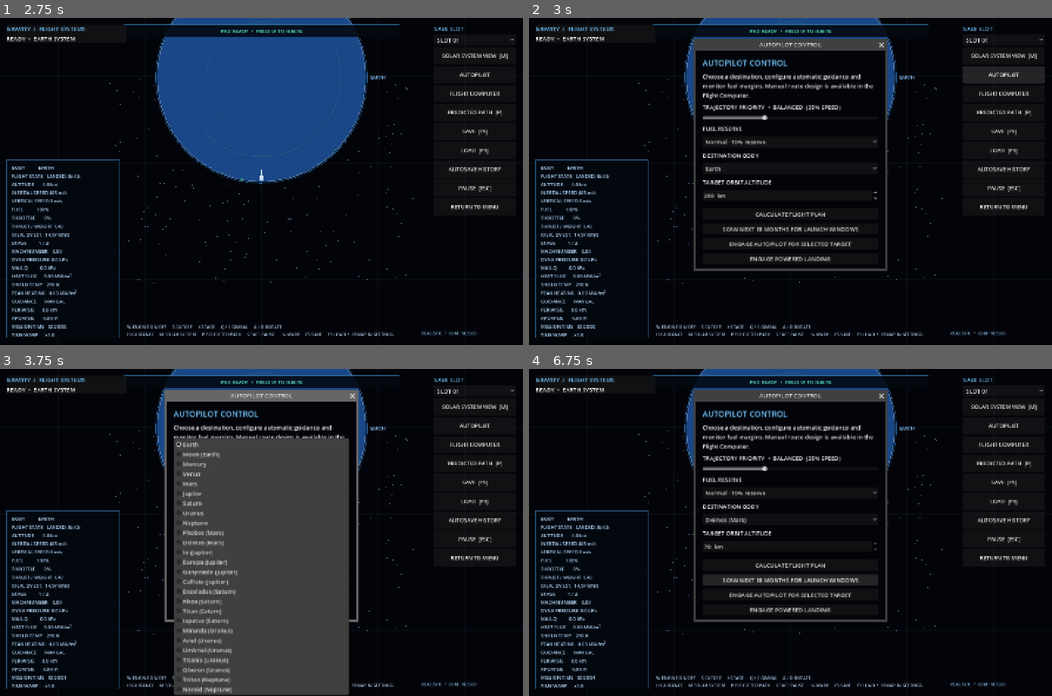
Above: before the commit, frames 1-4 (two rows, left to right).
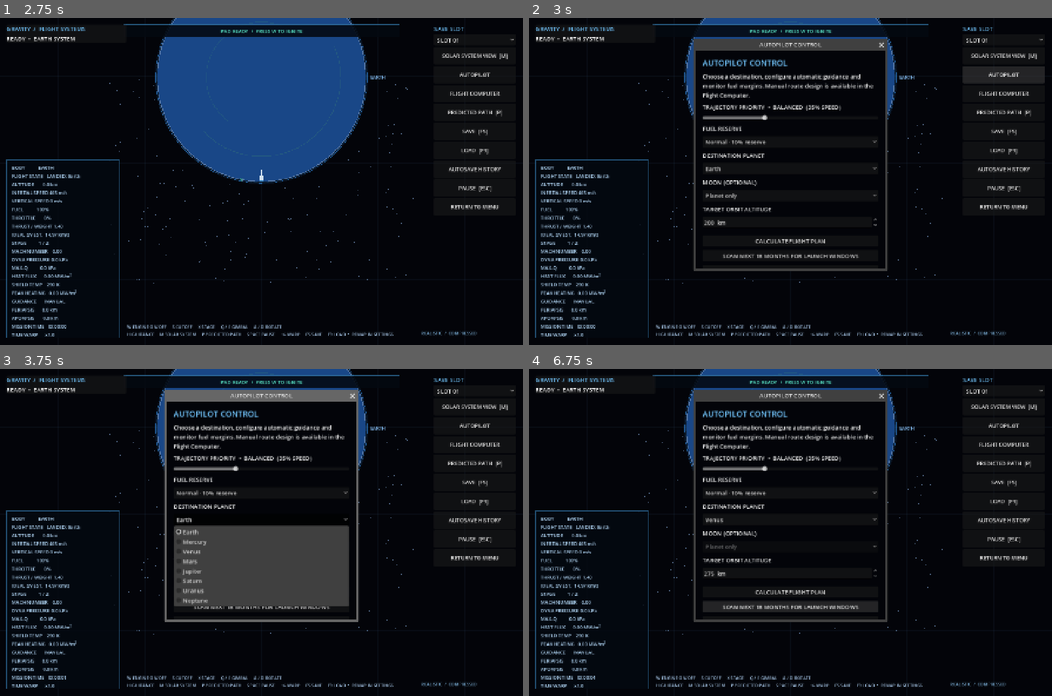
Above: after the commit, the same moments.

Repository: Blagos1195/Gravity-simulator
Game: Godot game, scene res://scenes/main.tscn
Same seed, same stepped clock (60 frames per second), same inputs: the game is played once before the commit and once after it.
Inputs (mouse positions are in pixels of both pictures, inside the frame that each line leads up to):
- Up to frame 1 (2.75 s): click "NEW GAME" at 0.5 s; click "CONTINUE TO ROCKET BUILDER" at 1.25 s; click "LAUNCH VEHICLE" at 2 s
- Up to frame 2 (3 s): click "AUTOPILOT" at 2.75 s
- Up to frame 3 (3.75 s): click "Earth" at 3.5 s
- Up to frame 4 (6.75 s): click (790, 545) at 4.25 s, where only the run after the commit has a clickable "Planet only"; click "Normal · 10% reserve" at 5 s; click "Normal · 10% reserve" at 5.75 s; click "SCAN NEXT 18 MONTHS FOR LAUNC…" at 6.5 s

Frame 1 is identical in both runs. In frame 2, 1.5% of the frame differs, in the area x 33-67%, y 41-75%; in frame 3, 18%, in the area x 33-67%, y 21-100%; in frame 4, 2.4%.

Commit message:
Add hierarchical planet and moon target selection

Diff:
--- a/Gravity/scripts/main.gd
+++ b/Gravity/scripts/main.gd
@@ -840,46 +840,65 @@
 		calculate_simulated_transfer = false
 	)
 	root.add_child(safety)
-	var target_label := Label.new()
-	target_label.text = "DESTINATION BODY"
-	root.add_child(target_label)
-	var target := OptionButton.new()
-	var destination_target_indices: Array[int] = []
-	target.add_item("Earth", destination_target_indices.size())
-	destination_target_indices.append(-2)
-	target.add_item("Moon (Earth)", destination_target_indices.size())
-	destination_target_indices.append(-1)
+	var planet_label := Label.new()
+	planet_label.text = "DESTINATION PLANET"
+	root.add_child(planet_label)
+	var planet_dropdown := OptionButton.new()
+	planet_dropdown.add_item("Earth", -2)
 	for planet_index in range(FlightComputer.PLANET_TARGETS.size()):
-		target.add_item(str(FlightComputer.PLANET_TARGETS[planet_index].get("name", "Unknown")), destination_target_indices.size())
-		destination_target_indices.append(planet_index)
-	for satellite in FlightComputer.SATELLITE_TARGETS:
-		target.add_item(str(satellite.get("display_name", satellite.get("name", "Unknown"))), destination_target_indices.size())
-		destination_target_indices.append(int(satellite.get("id", -1)))
+		var planet: Dictionary = FlightComputer.PLANET_TARGETS[planet_index]
+		planet_dropdown.add_item(str(planet.get("name", "Unknown")), planet_index)
+	root.add_child(planet_dropdown)
+	var moon_label := Label.new()
+	moon_label.text = "MOON (OPTIONAL)"
+	root.add_child(moon_label)
+	var moon_dropdown := OptionButton.new()
+	root.add_child(moon_dropdown)
+	var rebuild_moon_options := func(parent_target_index: int) -> void:
+		moon_dropdown.clear()
+		moon_dropdown.add_item("Planet only", parent_target_index)
+		if parent_target_index == -2:
+			moon_dropdown.add_item("Moon", -1)
+		else:
+			var parent_name := FlightComputer.target_body_name(parent_target_index)
+			for satellite_variant in FlightComputer.SATELLITE_TARGETS:
+				var satellite: Dictionary = satellite_variant
+				if str(satellite.get("host_name", "")) == parent_name:
+					moon_dropdown.add_item(str(satellite.get("display_name", satellite.get("name", "Unknown"))), int(satellite.get("id", -1)))
+		moon_dropdown.select(0)
+		moon_dropdown.disabled = moon_dropdown.item_count <= 1
 	var selected_target_index := func() -> int:
-		var selected_item_id := target.get_selected_id()
-		if selected_item_id < 0 or selected_item_id >= destination_target_indices.size():
-			return -2
-		return destination_target_indices[selected_item_id]
-	target.select(0)
-	root.add_child(target)
+		var selected_item_id := moon_dropdown.get_selected_id()
+		return selected_item_id if selected_item_id != -1 or planet_dropdown.get_selected_id() == -2 else planet_dropdown.get_selected_id()
+	planet_dropdown.select(0)
+	rebuild_moon_options.call(planet_dropdown.get_selected_id())
 	var orbit_altitude_label := Label.new()
 	orbit_altitude_label.text = "TARGET ORBIT ALTITUDE"
 	root.add_child(orbit_altitude_label)
 	var orbit_altitude := SpinBox.new()
-	orbit_altitude.min_value = 70.0
-	orbit_altitude.max_value = 50000.0
-	orbit_altitude.step = 10.0
+	orbit_altitude.min_value = 1.0
+	orbit_altitude.max_value = 1000000000.0
+	orbit_altitude.step = 1.0
 	orbit_altitude.value = 200.0
 	orbit_altitude.suffix = " km"
 	root.add_child(orbit_altitude)
+	var selected_orbit_feasible := true
+	var selected_minimum_altitude_km := 1.0
 	var update_orbit_altitude_limits := func():
 		var body_name := FlightComputer.target_body_name(selected_target_index.call())
 		var target_body: Dictionary = sim._surface_body_state(body_name)
-		var minimum_altitude_km: float = maxf(70.0, PlanetarySystem.planetary_atmosphere_height(body_name) / 1000.0 + 50.0)
-		var maximum_altitude_km: float = maxf(minimum_altitude_km, minf(50000.0, (float(target_body.get("soi", 0.0)) * 0.5 - float(target_body.get("radius", 0.0))) / 1000.0))
-		orbit_altitude.min_value = minimum_altitude_km
-		orbit_altitude.max_value = maximum_altitude_km
-		orbit_altitude.value = clampf(orbit_altitude.value, minimum_altitude_km, maximum_altitude_km)
+		if target_body.is_empty():
+			selected_orbit_feasible = false
+			return
+		var body_radius := float(target_body.get("radius", 0.0))
+		var minimum_altitude := FlightComputer.minimum_safe_orbit_altitude(body_name, body_radius)
+		var maximum_altitude := FlightComputer.maximum_stable_orbit_altitude(body_radius, float(target_body.get("soi", 0.0)))
+		selected_minimum_altitude_km = minimum_altitude / 1000.0
+		selected_orbit_feasible = maximum_altitude >= minimum_altitude
+		orbit_altitude.min_value = selected_minimum_altitude_km
+		orbit_altitude.max_value = maxf(selected_minimum_altitude_km, maximum_altitude / 1000.0)
+		orbit_altitude.editable = selected_orbit_feasible
+		orbit_altitude.value = clampf(orbit_altitude.value, orbit_altitude.min_value, orbit_altitude.max_value)
 	update_orbit_altitude_limits.call()
 	var report_scroll := ScrollContainer.new()
 	report_scroll.size_flags_vertical = Control.SIZE_EXPAND_FILL
@@ -941,7 +960,7 @@
 		var selected_id: int = selected_target_index.call()
 		var current_body: Dictionary = sim._nearest_body_state(sim.rocket_position)
 		landing.disabled = sim.crashed
-		autopilot.disabled = sim.crashed
+		autopilot.disabled = sim.crashed or not selected_orbit_feasible
 		var current_position: Vector2 = sim.rocket_position - current_body.position
 		var current_velocity: Vector2 = sim.velocity - current_body.velocity
 		var state := FlightComputer.orbital_state(current_position, current_velocity, FlightComputer.G * float(current_body.mass))
@@ -952,7 +971,8 @@
 		var mission_valid := true
 		var has_estimated_plan := false
 		var within_current_sphere := float(current_body.get("distance", INF)) <= float(current_body.get("soi", 0.0))
-		var stable_departure_state := not within_current_sphere or (bool(state.get("bound", false)) and float(state.get("periapsis", 0.0)) > float(current_body.radius) + 70000.0)
+		var current_minimum_safe_altitude := FlightComputer.minimum_safe_orbit_altitude(str(current_body.get("name", "")), float(current_body.get("radius", 0.0)))
+		var stable_departure_state := not within_current_sphere or (bool(state.get("bound", false)) and float(state.get("periapsis", 0.0)) > float(current_body.radius) + current_minimum_safe_altitude)
 		var destination_name := FlightComputer.target_body_name(selected_id)
 		var destination_is_local := within_current_sphere and str(current_body.get("name", "")) == destination_name
 		var target_altitude_m := orbit_altitude.value * 1000.0
@@ -969,6 +989,9 @@
 		var target_body: Dictionary = sim._surface_body_state(destination_name)
 		var target_radius := float(target_body.get("radius", 0.0)) + target_altitude_m
 		text_lines.append("Circular speed: %.0f m/s" % FlightComputer.circular_orbit_speed(target_radius, FlightComputer.G * float(target_body.get("mass", 0.0))))
+		if not selected_orbit_feasible:
+			mission_valid = false
+			text_lines.append("NO STABLE ORBIT FITS INSIDE THIS BODY'S SPHERE OF INFLUENCE.")
 		if destination_is_local:
 			if stable_departure_state:
 				var local_orbit_plan := FlightComputer.target_radius_burn(current_position, current_velocity, target_radius, FlightComputer.G * float(current_body.mass))
@@ -1047,7 +1070,8 @@
 		var relative_position: Vector2 = sim.rocket_position - body.position
 		var relative_velocity: Vector2 = sim.velocity - body.velocity
 		var orbit_state := FlightComputer.orbital_state(relative_position, relative_velocity, FlightComputer.G * float(body.mass))
-		if sim.landed or str(body.get("name", "")) != "Earth" or not bool(orbit_state.get("bound", false)) or float(orbit_state.get("periapsis", 0.0)) < FlightComputer.EARTH_RADIUS + 70000.0:
+		var earth_minimum_safe_altitude := FlightComputer.minimum_safe_orbit_altitude("Earth", FlightComputer.EARTH_RADIUS)
+		if sim.landed or str(body.get("name", "")) != "Earth" or not bool(orbit_state.get("bound", false)) or float(orbit_state.get("periapsis", 0.0)) < FlightComputer.EARTH_RADIUS + earth_minimum_safe_altitude:
 			report.text += "\n\nLaunch-window scanning requires a stable Earth parking orbit."
 			return
 		launch_windows_button.disabled = true
@@ -1063,7 +1087,13 @@
 			var destination := FlightComputer.target_body_name(destination_index)
 			report.text = "LAUNCH WINDOW SEARCH: %s\nDates sampled: %d\nBest refined departure: in %.1f days\nDeparture Δv: %.0f …(448 unchanged characters)…
 	)
-	target.item_selected.connect(func(_index: int):
+	planet_dropdown.item_selected.connect(func(_index: int):
+		rebuild_moon_options.call(planet_dropdown.get_selected_id())
+		update_orbit_altitude_limits.call()
+		calculate_simulated_transfer = false
+		update_report.call()
+	)
+	moon_dropdown.item_selected.connect(func(_index: int):
 		update_orbit_altitude_limits.call()
 		calculate_simulated_transfer = false
 		update_report.call()
@@ -1092,10 +1122,12 @@
 		var destination_is_local := within_current_sphere and str(current_body.get("name", "")) == FlightComputer.target_body_name(selected_id)
 		var target_is_near: bool = not target_state.is_empty() and target_distance <= float(target_state.get("soi", 0.0)) and str(sim._nearest_body_state(sim.rocket_position).get("name", "")) == FlightComputer.target_body_name(selected_id)
 		var current_altitude := float(current_body.distance) - float(current_body.radius)
-		var stable_current_orbit := not within_current_sphere or (bool(current_orbit.get("bound", false)) and float(current_orbit.get("periapsis", 0.0)) > float(current_body.radius) + 70000.0)
+		var current_minimum_safe_altitude := FlightComputer.minimum_safe_orbit_altitude(str(current_body.get("name", "")), float(current_body.get("radius", 0.0)))
+		var stable_current_orbit := not within_current_sphere or (bool(current_orbit.get("bound", false)) and float(current_orbit.get("periapsis", 0.0)) > float(current_body.radius) + current_minimum_safe_altitude)
+		var current_atmosphere_height := PlanetarySystem.planetary_atmosphere_height(str(current_body.get("name", "")))
 		if target_is_near and not sim.landed and not stable_current_orbit:
 			sim.autopilot_phase = "ARRIVAL_APPROACH"
-		elif sim.landed or (current_altitude < PlanetarySystem.ATMOSPHERE_HEIGHT and not stable_current_orbit):
+		elif sim.landed or (current_altitude < current_atmosphere_height and not stable_current_orbit):
 			sim.autopilot_phase = "ASCENT"
 		elif destination_is_local:
 			sim.autopilot_phase = "CIRCULARISE"
